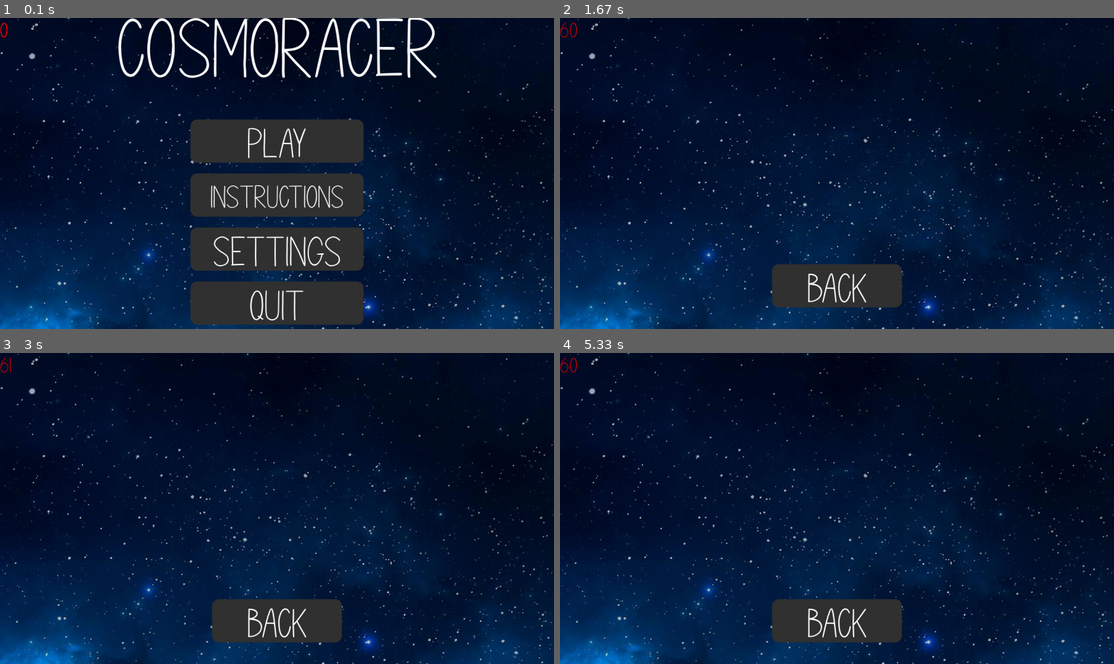
Above: before the commit, frames 1-4 (two rows, left to right).
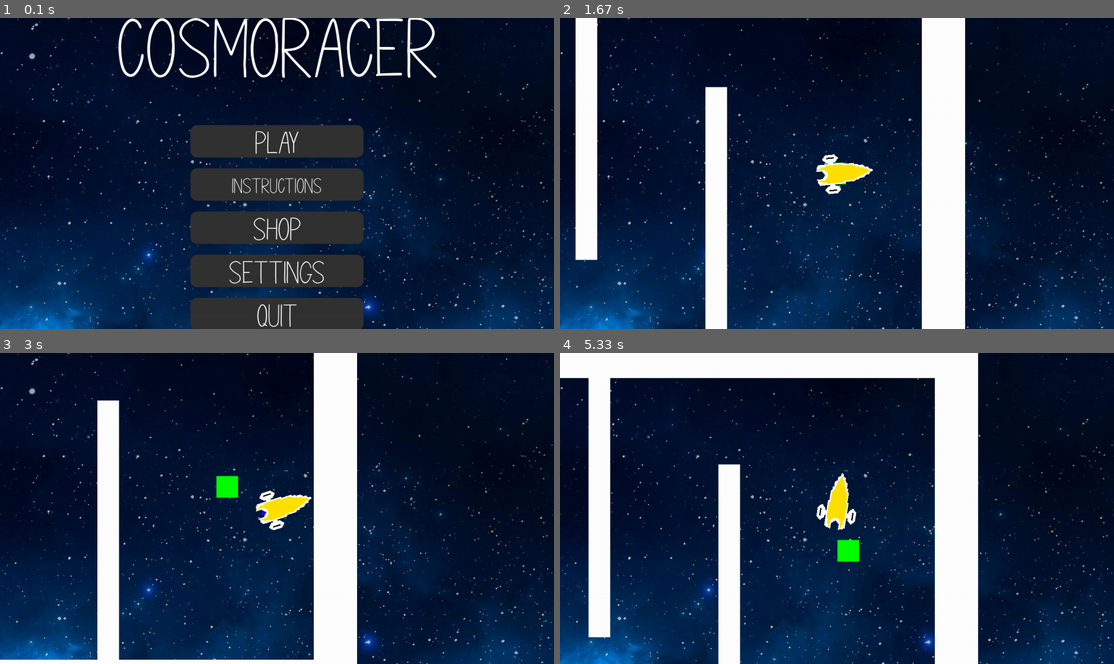
Above: after the commit, the same moments.

Repository: williamjamesj/pygame-project-williamjamesj
Game: pygame game, started from main.py
Same seed, same stepped clock (60 frames per second), same inputs: the game is played once before the commit and once after it.
Inputs (mouse positions are in pixels of both pictures, inside the frame that each line leads up to):
- Up to frame 1 (0.1 s): no input
- Up to frame 2 (1.67 s): click (837, 226) at 0.38 s; click (792, 129) at 0.72 s; hold Right 1-1.47 s; move the mouse to (1014, 164) at 1.03 s; hold Up from 1.5 s (still down)
- Up to frame 3 (3 s): release Up at 1.8 s; hold Right 1.83-2.3 s; hold Left 2.33-2.87 s
- Up to frame 4 (5.33 s): hold Left 3.23-3.63 s; hold Up 3.67-4.03 s; hold Right 4.07-4.7 s; hold Down 4.73-5.1 s; hold Left from 5.13 s (still down)

The runs differ from the first frame. In frame 1, 9.2% of the frame differs, in the area x 0-66%, y 1-100%; in frame 2, 18%; in frame 3, 16%; in frame 4, 23%, in the area x 0-76%, y 0-100%.

Commit message:
small changes

Diff:
--- a/globalvariables.py
+++ b/globalvariables.py
@@ -5,7 +5,7 @@
 gamestage = "menu" # The stage that the game is in
 screen = None # The PyGame surface object for the entire game.
 backgroundpicture = None # The background that is displayed.
-debug = True # Gives helpful features like fps counter, useful for debugging, not for the end-user to see.
+debug = False # Gives helpful features like fps counter, useful for debugging, not for the end-user to see.
 
 '''Persistant Global Variables - Loaded each time the game runs'''
 lang = None # The currently selected language, read from localisation/lastlang on game initialisation.
--- a/levels.py
+++ b/levels.py
@@ -47,7 +47,7 @@
     globals.walls.add(Barrier(-1100,0,100,1000)) # Left
     globals.walls.add(Barrier(-1000,900,2000,100)) # Bottom
     globals.walls.add(Barrier(1000,0,100,1000)) # Right
-    globals.walls.add(Barrier(700,400,10,200))
+    globals.walls.add(Barrier(700,400,10,200)) # Barrier
     globals.enemySpaceships.add(EnemySpaceship((0,400),"greenspaceship",10,0.1,0,3,1))
     globals.enemySpaceships.add(EnemySpaceship((0,600),"greenspaceship",10,0.1,0,3,1))
     globals.wincondition = Objective(-900,200,50,50)
--- a/main.py
+++ b/main.py
@@ -1,3 +1,4 @@
+from shop import displayShop, updateShop
 import pygame
 from pygame.locals import *
 from menu import checkingLevelOver, checkingSettings, displayLevelOver, displayMenu, checkingMenu, displaySettings, levelSelector, checkingLevel, displayInstructions, checkingInstructions
@@ -14,6 +15,7 @@
 pygame.display.set_caption('Cosmoracer')
 pygame.display.set_icon(pygame.image.load("resources/icon.png"))
 globals.screen = pygame.display.set_mode((0,0), pygame.FULLSCREEN|pygame.NOFRAME) # Both of these options ensure compatibility across systems.
+# globals.screen = pygame.display.set_mode((1024,768))
 # Retrieves the size of the fullscreen window, important for properly positioning things on the screen
 info = pygame.display.Info()
 globals.dimensions = [info.current_w, info.current_h] # Dimensions of the screen
@@ -44,6 +46,8 @@
             checkingSettings(pygame.mouse.get_pos())
         elif (globals.gamestage == "levelover" and event.type == MOUSEBUTTONDOWN):
             checkingLevelOver(pygame.mouse.get_pos())
+        elif (globals.gamestage == "shop" and event.type == MOUSEBUTTONDOWN):
+            updateShop(pygame.mouse.get_pos())
         elif event.type == USEREVENT + 1 and globals.gamestage == "game":
             globals.playerspaceship.canshoot = True
     if globals.gamestage == "game": # Loops while the player is playing the game, at the top of the elif list because it should be prioritised.
@@ -81,6 +85,12 @@
         menurendered = False
         levelrendered = False
         instructionsrendered = False
+    elif globals.gamestage == "shop":
+        displayShop()
+        levelOverRendered = False
+        menurendered = False
+        levelrendered = False
+        instructionsrendered = False
     else:
         if not globals.gamestage == "menu":
             menurendered = False
--- a/menu.py
+++ b/menu.py
@@ -32,10 +32,11 @@
     # Play Button = 0
     globals.screen.blit(globals.backgroundpicture, (0,0))
     buttons.Button(0,0,[0,-300],globals.screen,globals.languagesdict["gamename"],200)
-    globals.menuButtonArray.append(buttons.Button(400,100,[0,-75],globals.screen,globals.languagesdict["play"],100))
-    globals.menuButtonArray.append(buttons.Button(400,100,[0,50],globals.screen,globals.languagesdict["instructions"],75))
-    globals.menuButtonArray.append(buttons.Button(400,100,[0,175],globals.screen,globals.languagesdict["settings"],100))
-    globals.menuButtonArray.append(buttons.Button(400,100,[0,300],globals.screen,globals.languagesdict["quit"],100))
+    globals.menuButtonArray.append(buttons.Button(400,75,[0,-75],globals.screen,globals.languagesdict["play"],75))
+    globals.menuButtonArray.append(buttons.Button(400,75,[0,25],globals.screen,globals.languagesdict["instructions"],50))
+    globals.menuButtonArray.append(buttons.Button(400,75,[0,125],globals.screen,globals.languagesdict["shop"],75))
+    globals.menuButtonArray.append(buttons.Button(400,75,[0,225],globals.screen,globals.languagesdict["settings"],75))
+    globals.menuButtonArray.append(buttons.Button(400,75,[0,325],globals.screen,globals.languagesdict["quit"],75))
     globals.levelbuttonArray = []
     return
 def displayInstructions():
@@ -58,11 +59,14 @@
         globals.levelbuttonArray = [] # Clears the previous inhabitants of the array
     if (globals.menuButtonArray[1].interacts(position)):
         globals.gamestage = "instructions"
-        globals.levelbuttonArray = [] # Clears the previous inhabitants of the array
+        globals.levelbuttonArray = []
     if (globals.menuButtonArray[2].interacts(position)):
+        globals.gamestage = "levelselect"
+        globals.levelbuttonArray = []
+    if (globals.menuButtonArray[3].interacts(position)):
         globals.gamestage = "settings"
-        globals.levelbuttonArray = [] # Clears the previous inhabitants of the array
-    if (globals.menuButtonArray[3].interacts(position)):
+        globals.levelbuttonArray = []
+    if (globals.menuButtonArray[4].interacts(position)):
         globals.running = False
     return
 def checkingLevel(position):
--- /dev/null
+++ b/shop.py
@@ -0,0 +1,9 @@
+import math
+import pygame
+from pygame.locals import *
+import buttons
+import globalvariables as globals
+def displayShop():
+    pass
+def updateShop(mouseposition):
+    pass
Not shown, changed: resources/localisation/english
